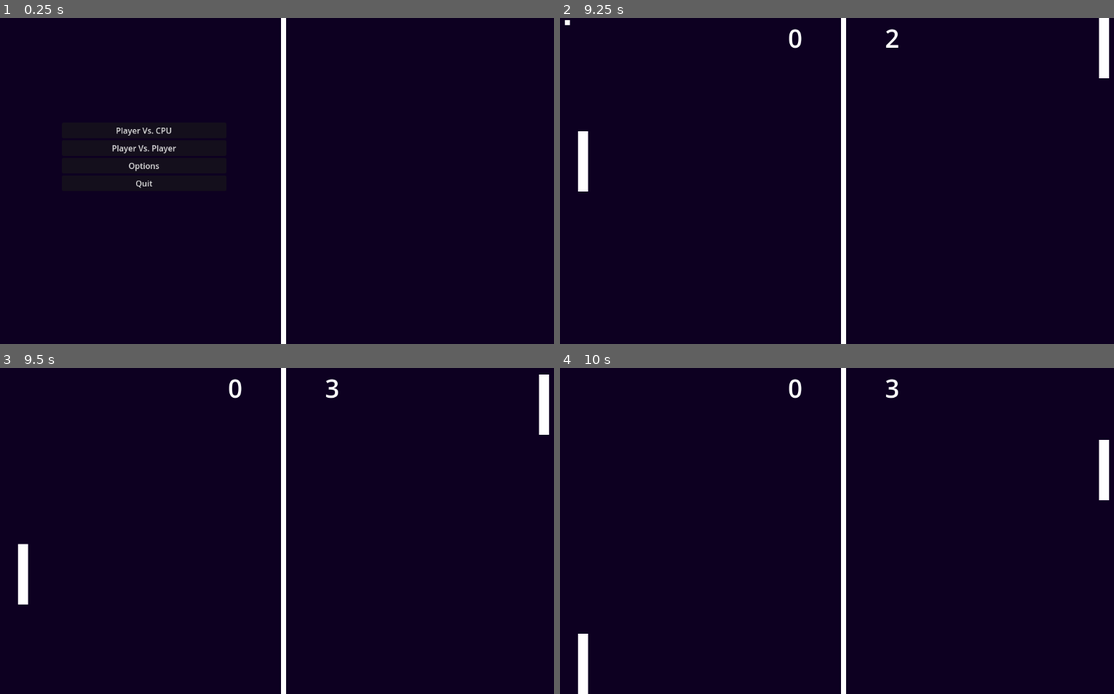
Above: before the commit, frames 1-4 (two rows, left to right).
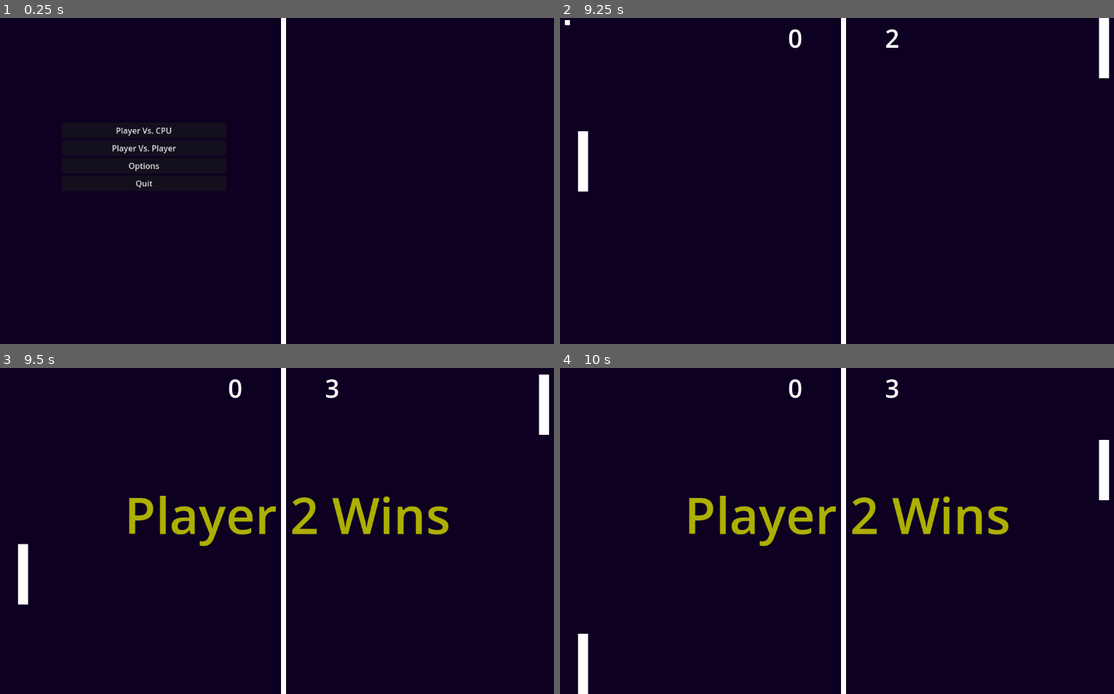
Above: after the commit, the same moments.

Repository: ChrisYeomans/SupahPong
Game: Godot game, scene res://scenes/menu.tscn
Two runs of this game, one before a commit and one after it. Both use one fixed random seed, a clock stepped at 60 frames per second and the inputs below.
Inputs:
- Up to frame 1 (0.25 s): no input
- Up to frame 2 (9.25 s): click "Player Vs. CPU" at 0.5 s; tap Enter at 1.25 s; hold W (p1_up) 1.28-2.03 s; tap Down (p2_down) every 1.5 s from 1.35 to 8.85 s; hold S (p1_down) 2.03-2.78 s; tap Up (p2_up) every 1.5 s from 2.1 to 8.1 s; hold W (p1_up) 2.78-4.28 s; hold S (p1_down) 4.28-6.53 s; hold W (p1_up) 6.53-8.78 s; hold S (p1_down) from 8.78 s (still down)
- Up to frame 3 (9.5 s): keep holding S (p1_down)
- Up to frame 4 (10 s): keep holding S (p1_down); tap Up (p2_up) at 9.6 s

Frames 1-2 are identical in both runs. In frame 3, 2.4% of the frame differs, in the area x 23-81%, y 39-55%; in frame 4, 2.4%.

Commit message:
Added a win condition

Diff:
--- a/scenes/game.tscn
+++ b/scenes/game.tscn
@@ -140,6 +140,18 @@
 horizontal_alignment = 1
 vertical_alignment = 1
 
+[node name="WinnerLabel" type="Label" parent="HUD"]
+visible = false
+offset_left = 261.0
+offset_top = 200.0
+offset_right = 893.0
+offset_bottom = 384.0
+theme_override_colors/font_color = Color(0.678431, 0.690196, 0, 1)
+theme_override_font_sizes/font_size = 100
+text = "Player 2 Wins"
+horizontal_alignment = 1
+vertical_alignment = 1
+
 [node name="BallTimer" type="Timer" parent="."]
 one_shot = true
 autostart = true
--- a/scripts/Game.gd
+++ b/scripts/Game.gd
@@ -4,9 +4,11 @@
 @onready var player_score = $HUD/PlayerScore
 @onready var cpu_score = $HUD/CPUScore
 @onready var ball_timer = $BallTimer
+@onready var winner_label = $HUD/WinnerLabel
 
 var score := [0, 0] # Player, CPU
-const PADDLE_SPEED: int = 500
+const PADDLE_SPEED := 500
+const WINNING_SCORE := 3
 
 func _on_ball_timer_timeout():
 	ball.new_ball()
@@ -14,9 +16,24 @@
 func _on_score_left_body_entered(_body):
 	score[1] += 1
 	cpu_score.text = str(score[1])
-	ball_timer.start()
+	if !check_game_over(score[1], "Player 2"):
+		ball_timer.start()
 
 func _on_score_right_body_entered(_body):
 	score[0] += 1
 	player_score.text = str(score[0])
-	ball_timer.start()
+	if !check_game_over(score[0], "Player 1"):
+		ball_timer.start()
+
+func check_game_over(score, player):
+	if score == WINNING_SCORE:
+		end_game(player)
+		return true
+	return false
+
+func end_game(player):
+	winner_label.text = "%s Wins" % player
+	winner_label.visible = true
+	await get_tree().create_timer(3.0).timeout
+	winner_label.visible = false
+	get_tree().change_scene_to_file("res://scenes/menu.tscn")
